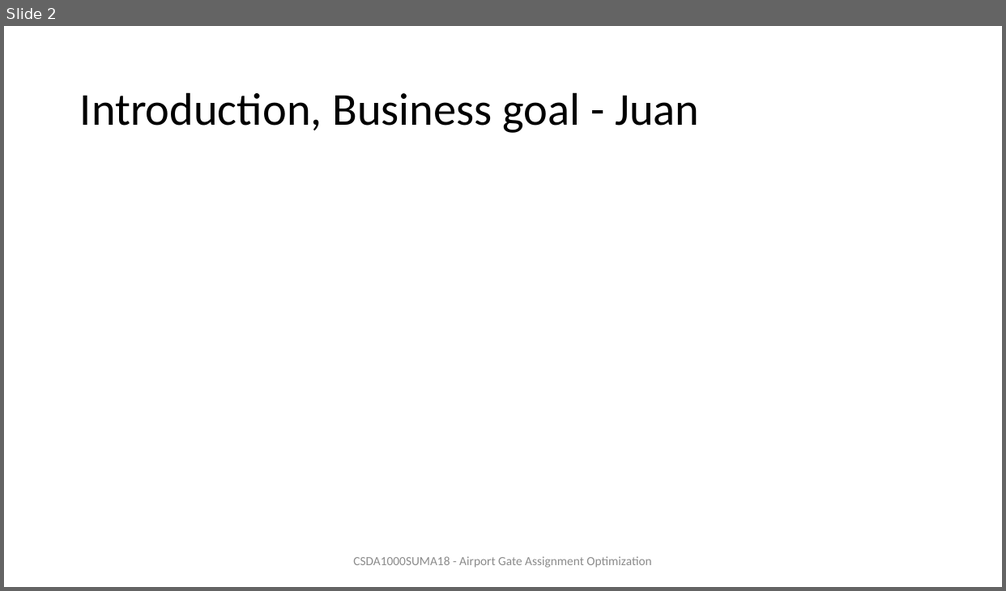
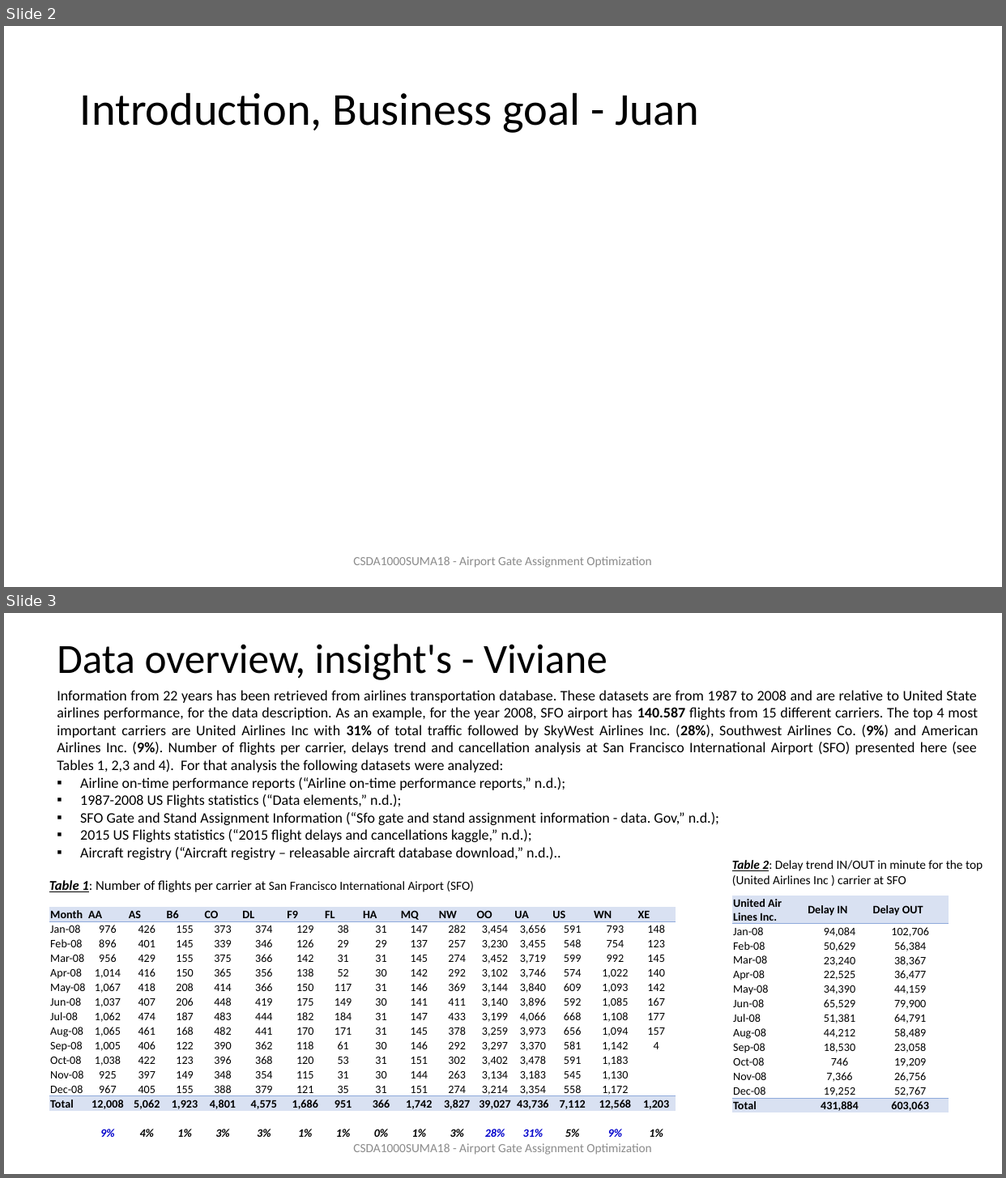
Before and after one commit to ivbsoftware/big-data-final, a slide deck: docs/slideshow/draft-Final Presentation.pptx. Shown one above the other, each under a label of ours: slide 2 before the commit, slides 2 and 3 after it. The pictures are 1006x591 and 1006x1178 pixels, drawn with LibreOffice and Linux fonts; fonts in the diff are those of the drawing. Boxes give left, top, right and bottom in pixels: in the first picture for what was removed or moved away, otherwise in the second. Text is boxed around its words. In the diff, an @@ line names an element or a change of style, - is before the commit and + after.

Commit message:
adding data insight into draft final presentation

```diff
--- a/docs/slideshow/draft-Final Presentation.pptx
+++ b/docs/slideshow/draft-Final Presentation.pptx
@@ slide 3 added at (4, 613, 1002, 1174), background #FFFFFF @@
@@ text added at (57, 644, 607, 680), 40 pt, text #000000 @@
+Data overview, insight's - Viviane
@@ text added at (57, 690, 978, 860), 14 pt, text #000000 @@
+Information from 22 years has been retrieved from airlines transportation database. These datasets are from 1987 to 2008 and are relative to United State airlines performance, for the data description. As an example, for the year 2008, SFO airport has 140.587 flights from 15 different carriers. The top 4 most important carriers are United Airlines Inc with 31% of total traffic followed by SkyWest Airlines Inc. (28%), Southwest Airlines Co. (9%) and American Airlines Inc. (9%). Number of flights per carrier, delays trend and cancellation analysis at San Francisco International Airport (SFO) presented here (see Tables 1, 2,3 and 4). For that analysis the following datasets were analyzed:
+▪ Airline on-time performance reports (“Airline on-time performance reports,” n.d.);
+▪ 1987-2008 US Flights statistics (“Data elements,” n.d.);
+▪ SFO Gate and Stand Assignment Information (“Sfo gate and stand assignment information - data. Gov,” n.d.);
+▪ 2015 US Flights statistics (“2015 flight delays and cancellations kaggle,” n.d.);
+▪ Aircraft registry (“Aircraft registry – releasable aircraft database download,” n.d.)..
@@ text added at (732, 860, 982, 886), 12 pt, text #000000 @@
+Table 2: Delay trend IN/OUT in minute for the top (United Airlines Inc ) carrier at SFO
@@ text added at (49, 880, 474, 892), 12 pt, text #000000 @@
+Table 1: Number of flights per carrier at San Francisco International Airport (SFO)
@@ table added at (732, 895, 948, 1114), 14 rows, 3 columns @@
+United Air Lines Inc. | Delay IN | Delay OUT
+Jan-08 | 94,084 | 102,706
+Feb-08 | 50,629 | 56,384
+Mar-08 | 23,240 | 38,367
+Apr-08 | 22,525 | 36,477
+May-08 | 34,390 | 44,159
+Jun-08 | 65,529 | 79,900
+Jul-08 | 51,381 | 64,791
+Aug-08 | 44,212 | 58,489
+Sep-08 | 18,530 | 23,058
+Oct-08 | 746 | 19,209
+Nov-08 | 7,366 | 26,756
+Dec-08 | 19,252 | 52,767
+Total | 431,884 | 603,063
@@ table added at (49, 907, 678, 1140), 16 rows, 16 columns @@
+Month | AA | AS | B6 | CO | DL | F9 | FL | HA | MQ | NW | OO | UA | US | WN | XE
+Jan-08 | 976 | 426 | 155 | 373 | 374 | 129 | 38 | 31 | 147 | 282 | 3,454 | 3,656 | 591 | 793 | 148
+Feb-08 | 896 | 401 | 145 | 339 | 346 | 126 | 29 | 29 | 137 | 257 | 3,230 | 3,455 | 548 | 754 | 123
+Mar-08 | 956 | 429 | 155 | 375 | 366 | 142 | 31 | 31 | 145 | 274 | 3,452 | 3,719 | 599 | 992 | 145
+Apr-08 | 1,014 | 416 | 150 | 365 | 356 | 138 | 52 | 30 | 142 | 292 | 3,102 | 3,746 | 574 | 1,022 | 140
+May-08 | 1,067 | 418 | 208 | 414 | 366 | 150 | 117 | 31 | 146 | 369 | 3,144 | 3,840 | 609 | 1,093 | 142
+Jun-08 | 1,037 | 407 | 206 | 448 | 419 | 175 | 149 | 30 | 141 | 411 | 3,140 | 3,896 | 592 | 1,085 | 167
+Jul-08 | 1,062 | 474 | 187 | 483 | 444 | 182 | 184 | 31 | 147 | 433 | 3,199 | 4,066 | 668 | 1,108 | 177
+Aug-08 | 1,065 | 461 | 168 | 482 | 441 | 170 | 171 | 31 | 145 | 378 | 3,259 | 3,973 | 656 | 1,094 | 157
+Sep-08 | 1,005 | 406 | 122 | 390 | 362 | 118 | 61 | 30 | 146 | 292 | 3,297 | 3,370 | 581 | 1,142 | 4
+Oct-08 | 1,038 | 422 | 123 | 396 | 368 | 120 | 53 | 31 | 151 | 302 | 3,402 | 3,478 | 591 | 1,183 | 
+Nov-08 | 925 | 397 | 149 | 348 | 354 | 115 | 31 | 30 | 144 | 263 | 3,134 | 3,183 | 545 | 1,130 | 
+Dec-08 | 967 | 405 | 155 | 388 | 379 | 121 | 35 | 31 | 151 | 274 | 3,214 | 3,354 | 558 | 1,172 | 
+Total | 12,008 | 5,062 | 1,923 | 4,801 | 4,575 | 1,686 | 951 | 366 | 1,742 | 3,827 | 39,027 | 43,736 | 7,112 | 12,568 | 1,203
+ |  |  |  |  |  |  |  |  |  |  |  |  |  |  | 
+ | 9% | 4% | 1% | 3% | 3% | 1% | 1% | 0% | 1% | 3% | 28% | 31% | 5% | 9% | 1%
@@ text added at (353, 1144, 651, 1155), 12 pt, text #8C8C8C @@
+CSDA1000SUMA18 - Airport Gate Assignment Optimization
```
Also in this commit, not shown: 1 other slide added, 1 slide removed.
